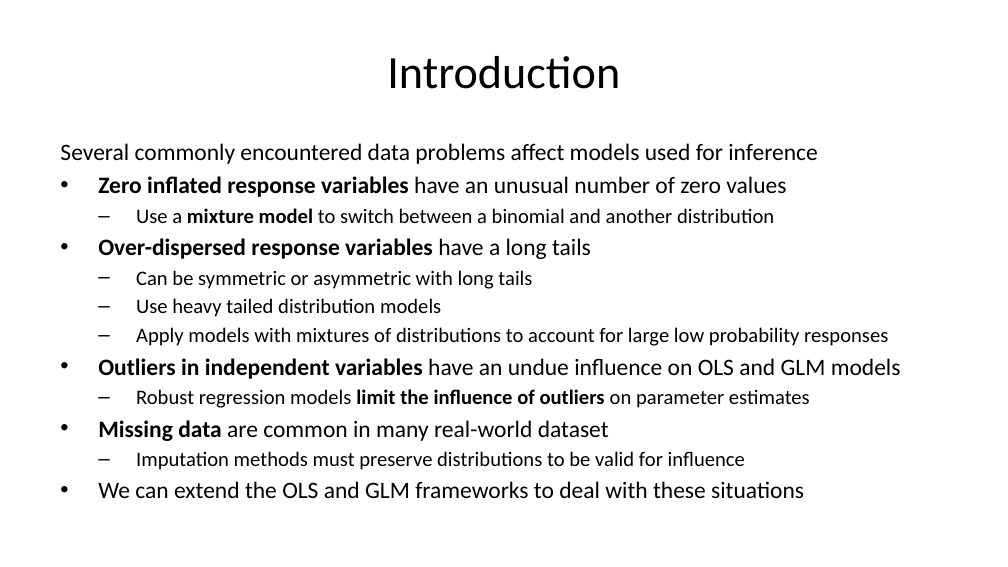
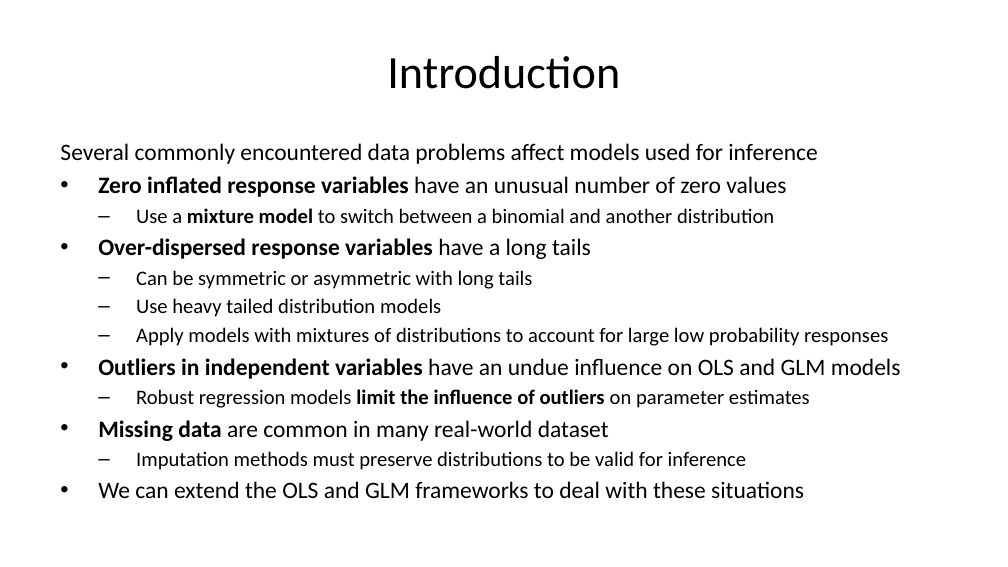
Before and after one commit to StephenElston/CSCI-E-83, a slide deck: slide 2 of LectureSlides/11_ModelsForMessyData.pptx. Drawn at 1008x567 pixels with LibreOffice and Linux fonts; fonts in the diff are those of the drawing. Boxes give left, top, right and bottom in pixels: in the first picture for what was removed or moved away, otherwise in the second. Text is boxed around its words. In the diff, an @@ line names an element or a change of style, - is before the commit and + after.

Commit message:
Typo corrections from lecture

```diff
--- a/LectureSlides/11_ModelsForMessyData.pptx
+++ b/LectureSlides/11_ModelsForMessyData.pptx
@@ text at bbox=[136, 451, 747, 470]: text changed @@
-  – Imputation methods must preserve distributions to be valid for influence
+  – Imputation methods must preserve distributions to be valid for inference
```
Also in this commit, not shown: 6 other slides changed.
